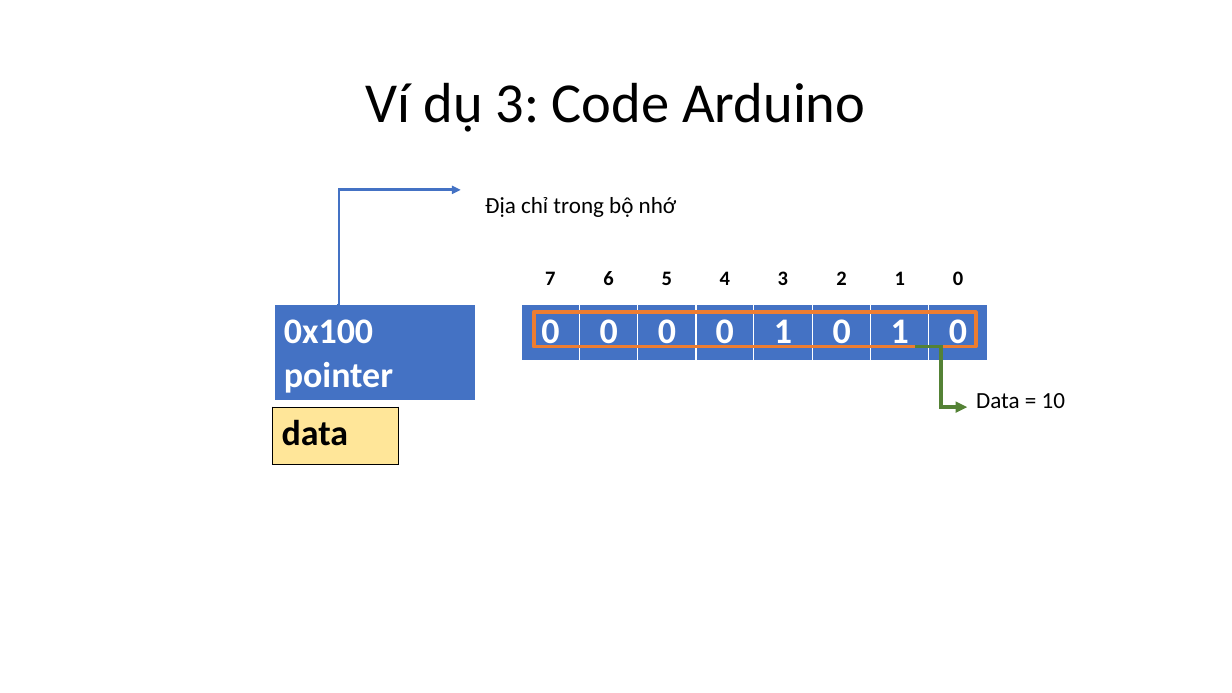
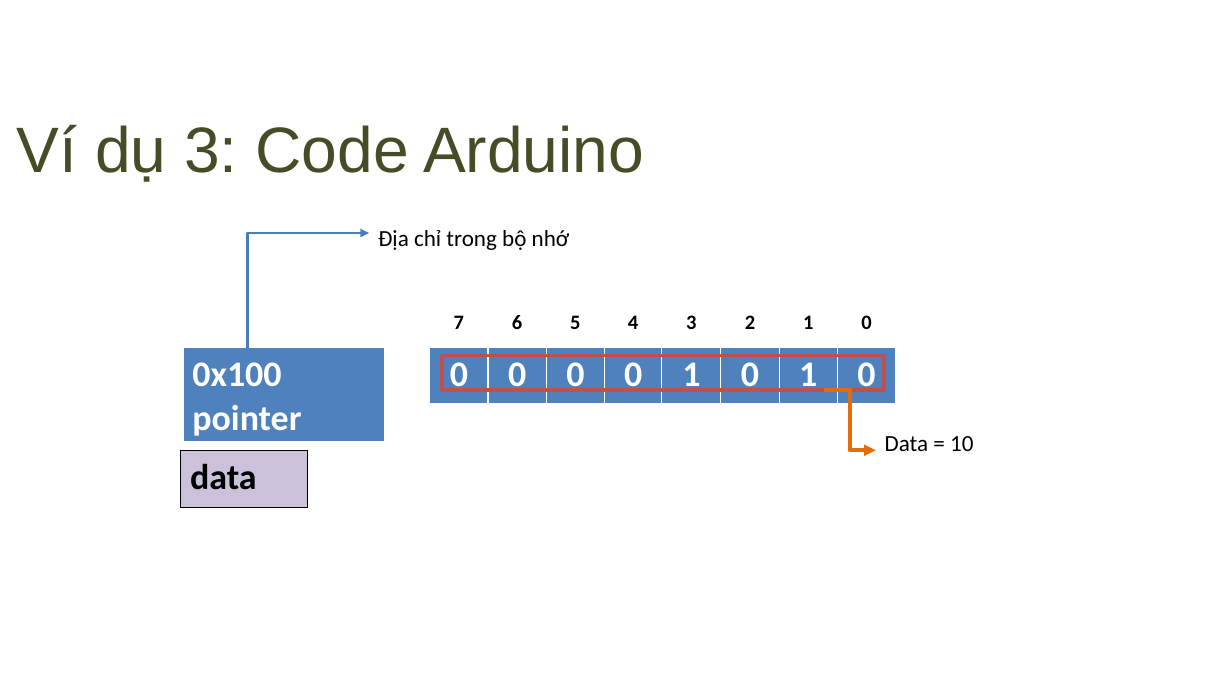
Before and after one commit to daydien12/Trainning_C, a slide deck: slide 16 of Day_2/Buổi 2.pptx. Drawn at 1232x693 pixels with LibreOffice and Linux fonts; fonts in the diff are those of the drawing; background and template pictures are left out. Boxes give left, top, right and bottom in pixels: in the first picture for what was removed or moved away, otherwise in the second. Text is boxed around its words. In the diff, an @@ line names an element or a change of style, - is before the commit and + after.

```diff
--- a/Day_2/Buổi 2.pptx
+++ b/Day_2/Buổi 2.pptx
@@ title "Ví dụ 3: Code Arduino": place and size @@
-title "Ví dụ 3: Code Arduino" at [366,82,865,132]
+title "Ví dụ 3: Code Arduino" at [17,124,644,182]
@@ title "Ví dụ 3: Code Arduino" at [17,124,644,182]: size 44 to 50 pt, font Calibri to Arial, text colour #000000 to #444D25; alignment centre to left; indent changed; line spacing 0.9 to 1; more space between paragraphs; vertical alignment middle to top @@
@@ 3 tables, 2 elbow arrows, 1 rectangle: place and size @@
-3 tables, 2 elbow arrows, 1 rectangle at [274,190,987,408]
+3 tables, 2 elbow arrows, 1 rectangle at [183,233,896,450]
@@ elbow arrow (246, 348) - (369, 233): stroke #4472C4 2.25 pt to #4B7EBC 2.25 pt @@
@@ text "Địa chỉ trong bộ nhớ": place and size @@
-text "Địa chỉ trong bộ nhớ" at [485,197,677,217]
+text "Địa chỉ trong bộ nhớ" at [378,230,570,250]
@@ table at [183,348,384,443] @@
@@ fill #4472C4 to #4F81BD in row 1, column 1 @@
@@ table at [430,348,896,405] @@
@@ fill #4472C4 to #4F81BD in row 1 @@
@@ rectangle at [442,356,884,390]: outline #ED7D31 3 pt to #C0504D 3 pt @@
@@ elbow arrow (824, 390) - (876, 450): stroke #548235 3 pt to #E46C0A 3 pt @@
@@ text "Data = 10": place and size @@
-text "Data = 10" at [976,393,1065,408]
+text "Data = 10" at [885,436,973,451]
@@ table at [181,450,308,507] @@
@@ fill #FFE699 to #CCC1DA in row 1, column 1 @@
@@ table: place and size @@
-table at [273,408,399,465]
+table at [181,450,308,507]
```
Also in this commit, not shown: 16 other slides changed, 12 slides added, 19 other files.
